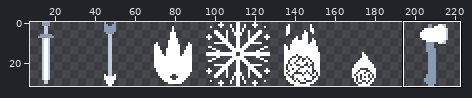
A pixel-art file gets an edit: Assets/ddlc/Visuals/UI/battle/projectiles.aseprite. The first picture is a wide view before the edit; the outline marks the close-up.
Close-up. As it was:
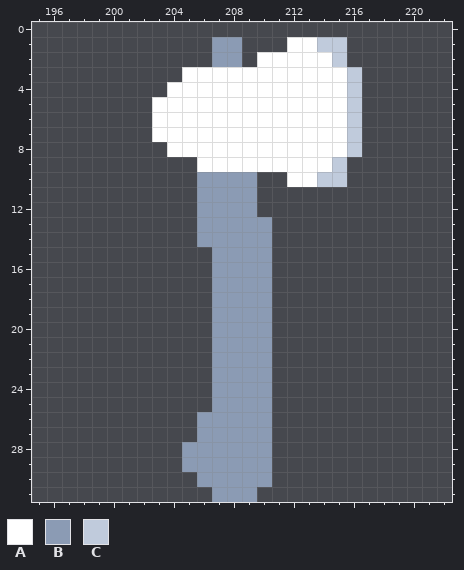
224x32 pixels, 1 frame. Shown: x 195..222, y 0..31. The wide view leaves out empty margins.
Palette (. is transparent): A #ffffff  B #8b9bb4  C #c0cbdc
Pixels before, first column x 203:
 1 ....BB...AACC.
 2 ....BB.AAAAAC.
 3 ..AAAAAAAAAAAC
 4 .AAAAAAAAAAAAC
 5 AAAAAAAAAAAAAC
 6 AAAAAAAAAAAAAC
 7 AAAAAAAAAAAAAC
 8 .AAAAAAAAAAAAC
 9 ...AAAAAAAAAC.
10 ...BBBB..AACC.
11 ...BBBB.......
12 ...BBBB.......
13 ...BBBBB......
14 ...BBBBB......
15 ....BBBB......
16 ....BBBB......
17 ....BBBB......
18 ....BBBB......
19 ....BBBB......
20 ....BBBB......
21 ....BBBB......
22 ....BBBB......
23 ....BBBB......
24 ....BBBB......
25 ....BBBB......
26 ...BBBBB......
27 ...BBBBB......
28 ..BBBBBB......
29 ..BBBBBB......
30 ...BBBBB......
31 ....BBB.......
The same view after the edit:
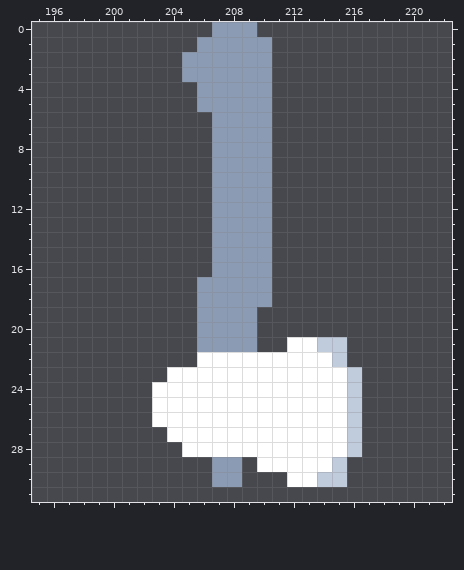
Change:
The edit adds colour A in row 21 at x 212 to 213; in row 22 at x 206 and 211 to 214; in row 23 at x 204 to 206 and 211 to 215; in rows 24 to 25 at x 203 to 206 and 211 to 215; in row 26 at x 203 to 205 and 211 to 215; in row 27 at x 204 to 205 and 211 to 215.
The edit adds colour A in row 28 at x 211 to 215; in row 29 at x 211 to 214; in row 30 at x 212 to 213.
Colour B gives way to colour A in rows 22 to 25 at x 207 to 210; in rows 26 to 27 at x 206 to 210; in row 28 at x 205 to 210; in row 29 at x 210.
The edit adds colour B in row 0 at x 207 to 209; in row 1 at x 206 and 209 to 210; in row 2 at x 205 to 206 and 209; in rows 10 to 12 at x 210; in rows 17 to 21 at x 206.
Colour A gives way to colour B in row 2 at x 210; in row 3 at x 205 to 210; in rows 4 to 5 at x 206 to 210; in rows 6 to 9 at x 207 to 210.
The edit adds colour C in row 21 at x 214 to 215; in row 22 at x 215; in rows 23 to 28 at x 216; in row 29 at x 215; in row 30 at x 214 to 215.
Colour A is gone in row 1 at x 212 to 213; in row 2 at x 211 to 214; in row 3 at x 211 to 215; in row 4 at x 204 to 205 and 211 to 215; in row 5 at x 203 to 205 and 211 to 215; in rows 6 to 7 at x 203 to 206 and 211 to 215.
Colour A is gone in row 8 at x 204 to 206 and 211 to 215; in row 9 at x 206 and 211 to 214; in row 10 at x 212 to 213.
Colour B is gone in rows 10 to 14 at x 206; in rows 19 to 21 at x 210; in row 29 at x 205 to 206 and 209; in row 30 at x 206 and 209 to 210; in row 31 at x 207 to 209.
Colour C is gone in row 1 at x 214 to 215; in row 2 at x 215; in rows 3 to 8 at x 216; in row 9 at x 215; in row 10 at x 214 to 215.
Where, in picture pixels (left, top, right, bottom), the same in both close-ups:
changed: (152, 22, 362, 502)
